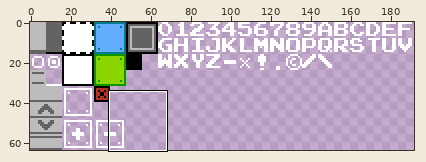
File history of a sprite sheet, res/textures/ui_elements.png. The first picture is a wide view before the edit; the outline marks the close-up.
Close-up. First the earlier version:
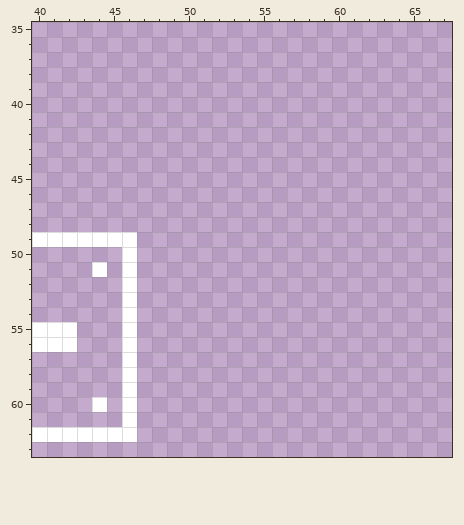
The file is 192x64 pixels. Shown: x 40..67, y 35..63.
The result:
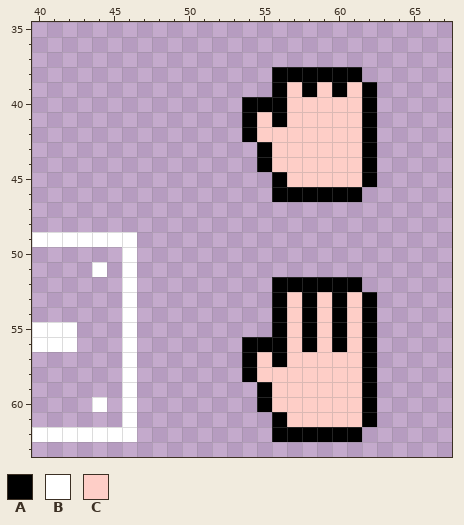
Palette (. is transparent): A #000000  B #ffffff  C #fecec7
Difference:
{"y":38,"x":56,"old":"......","new":"AAAAAA"}
{"y":39,"x":56,"old":".......","new":"ACACACA"}
{"y":40,"x":54,"old":".........","new":"AAACCCCCA"}
{"y":41,"x":54,"old":".........","new":"ACACCCCCA"}
{"y":42,"x":54,"old":".........","new":"ACCCCCCCA"}
{"y":43,"x":55,"old":"........","new":"ACCCCCCA"}
{"y":44,"x":55,"old":"........","new":"ACCCCCCA"}
{"y":45,"x":56,"old":".......","new":"ACCCCCA"}
{"y":46,"x":56,"old":"......","new":"AAAAAA"}
{"y":52,"x":56,"old":"......","new":"AAAAAA"}
{"y":53,"x":56,"old":".......","new":"ACACACA"}
{"y":54,"x":56,"old":".......","new":"ACACACA"}
{"y":55,"x":56,"old":".......","new":"ACACACA"}
{"y":56,"x":54,"old":".........","new":"AAACACACA"}
{"y":57,"x":54,"old":".........","new":"ACACCCCCA"}
{"y":58,"x":54,"old":".........","new":"ACCCCCCCA"}
{"y":59,"x":55,"old":"........","new":"ACCCCCCA"}
{"y":60,"x":55,"old":"........","new":"ACCCCCCA"}
{"y":61,"x":56,"old":".......","new":"ACCCCCA"}
{"y":62,"x":56,"old":"......","new":"AAAAAA"}
